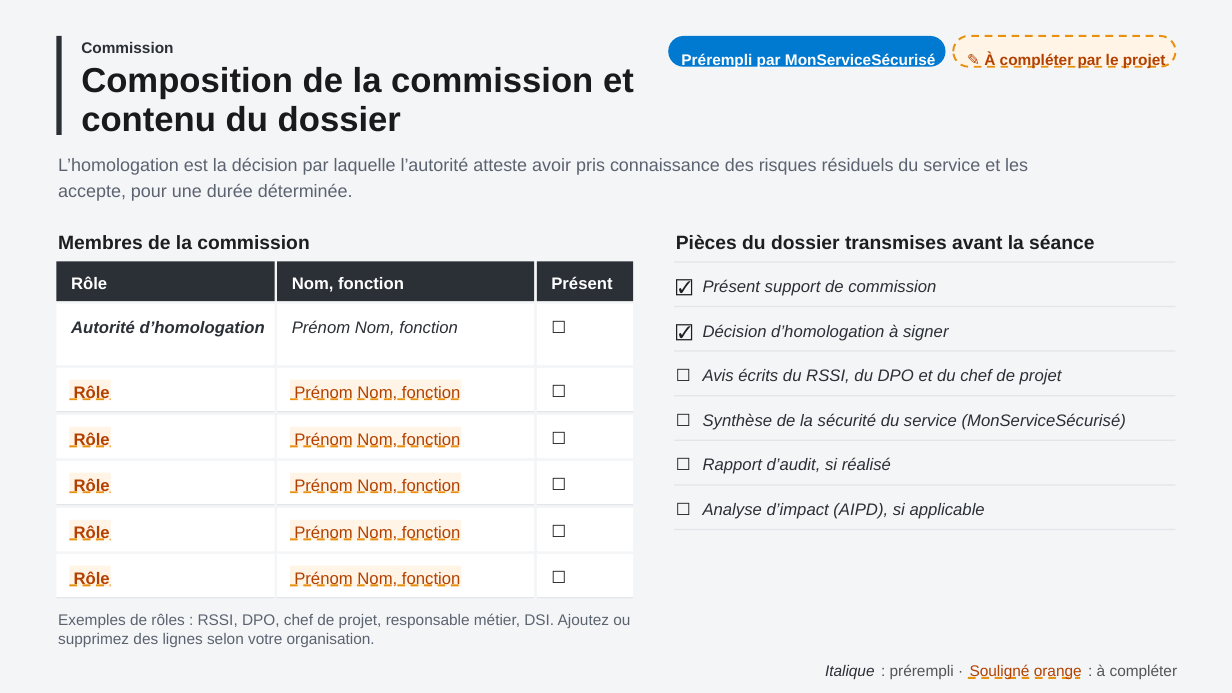
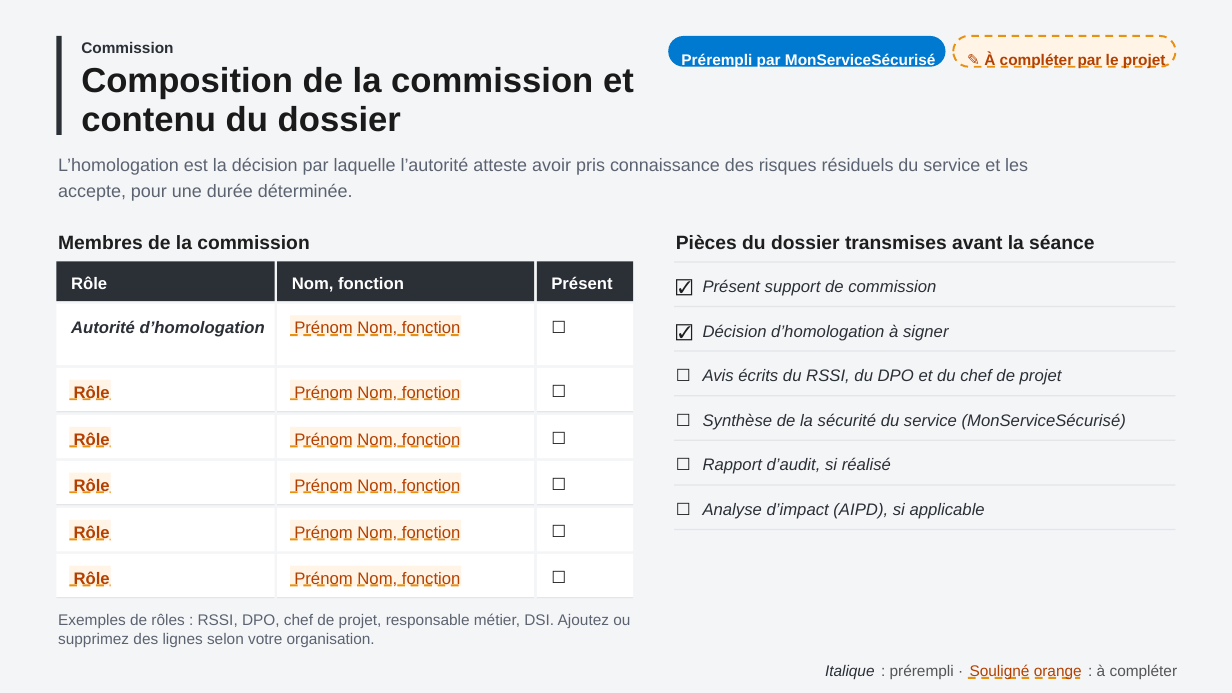
Before and after one commit to betagouv/mon-service-securise, a slide deck: slide 3 of src/vuesPowerpoint/supportCommissionHomologation.pptx. Drawn at 1232x693 pixels with LibreOffice and Linux fonts; fonts in the diff are those of the drawing. Boxes give left, top, right and bottom in pixels: in the first picture for what was removed or moved away, otherwise in the second. Text is boxed around its words. In the diff, an @@ line names an element or a change of style, - is before the commit and + after.

Commit message:
[PPTX] Laisse l'autorité d'homologation à compléter quand elle n'est pas renseignée

```diff
--- a/src/vuesPowerpoint/supportCommissionHomologation.pptx
+++ b/src/vuesPowerpoint/supportCommissionHomologation.pptx
@@ rectangle added at (290, 315, 461, 336), fill #FFF4E5 @@
@@ text added at (294, 320, 457, 336), 19.5 pt, text #B34000 @@
+Prénom Nom, fonction
@@ line added from (290, 335) to (461, 335), #E8900F 2.25 pt dashed @@
```
Also in this commit, not shown: 2 other files.
